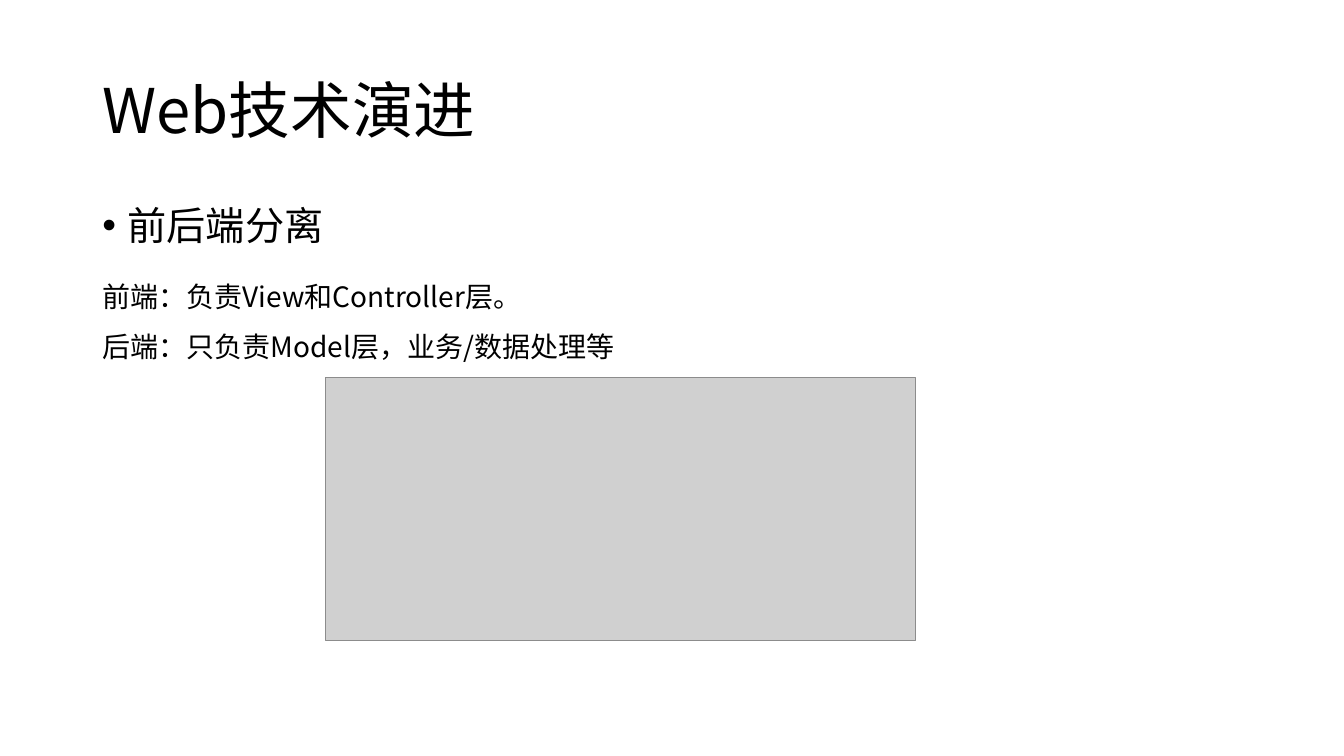
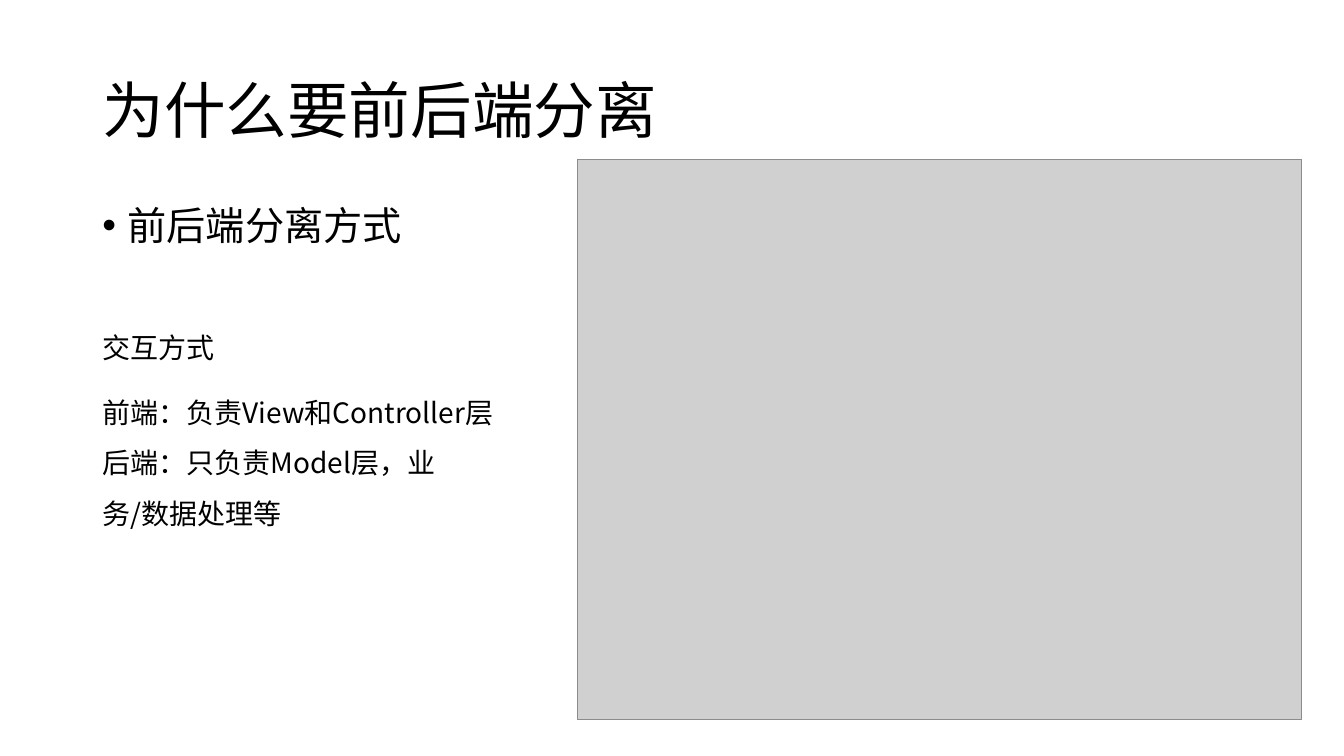
Before and after one commit to candisecandise/gitpractice, a slide deck: slide 7 of 前后端分离初探.pptx. Drawn at 1344x756 pixels with LibreOffice and Linux fonts; fonts in the diff are those of the drawing; grey boxes stand for pictures. Boxes give left, top, right and bottom in pixels: in the first picture for what was removed or moved away, otherwise in the second. Text is boxed around its words. In the diff, an @@ line names an element or a change of style, - is before the commit and + after.

Commit message:
【修改内容】前后端分离ppt vscode-setting vue例子 【修改人】weizejuan 【是否审核】NA

```diff
--- a/前后端分离初探.pptx
+++ b/前后端分离初探.pptx
@@ title at [102, 81, 656, 138]: text changed @@
-Web技术演进
+为什么要前后端分离
@@ picture added at [578, 159, 1303, 720] @@
@@ text added at [128, 207, 402, 244], 28 pt, text #000000 @@
+• 前后端分离方式
@@ text at [102, 334, 493, 529]: text changed @@
-• 前后端分离
-前端：负责View和Controller层。
-后端：只负责Model层，业务/数据处理等
+交互方式
+前端：负责View和Controller层
+后端：只负责Model层，业务/数据处理等
@@ picture removed at [326, 378, 915, 640] @@
```
Also in this commit, not shown: 14 other slides changed, 17 slides added, 10 slides removed, 8 other files.
